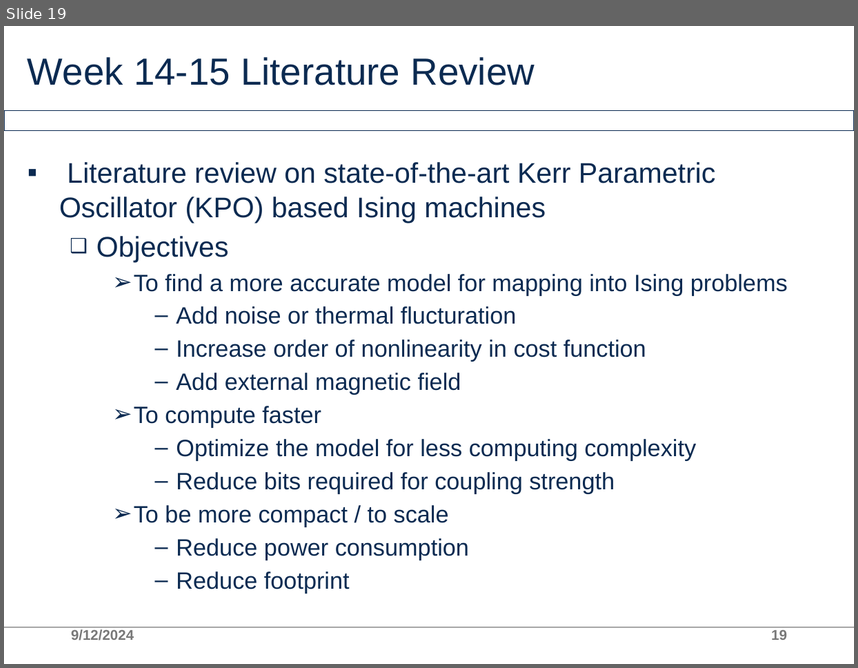
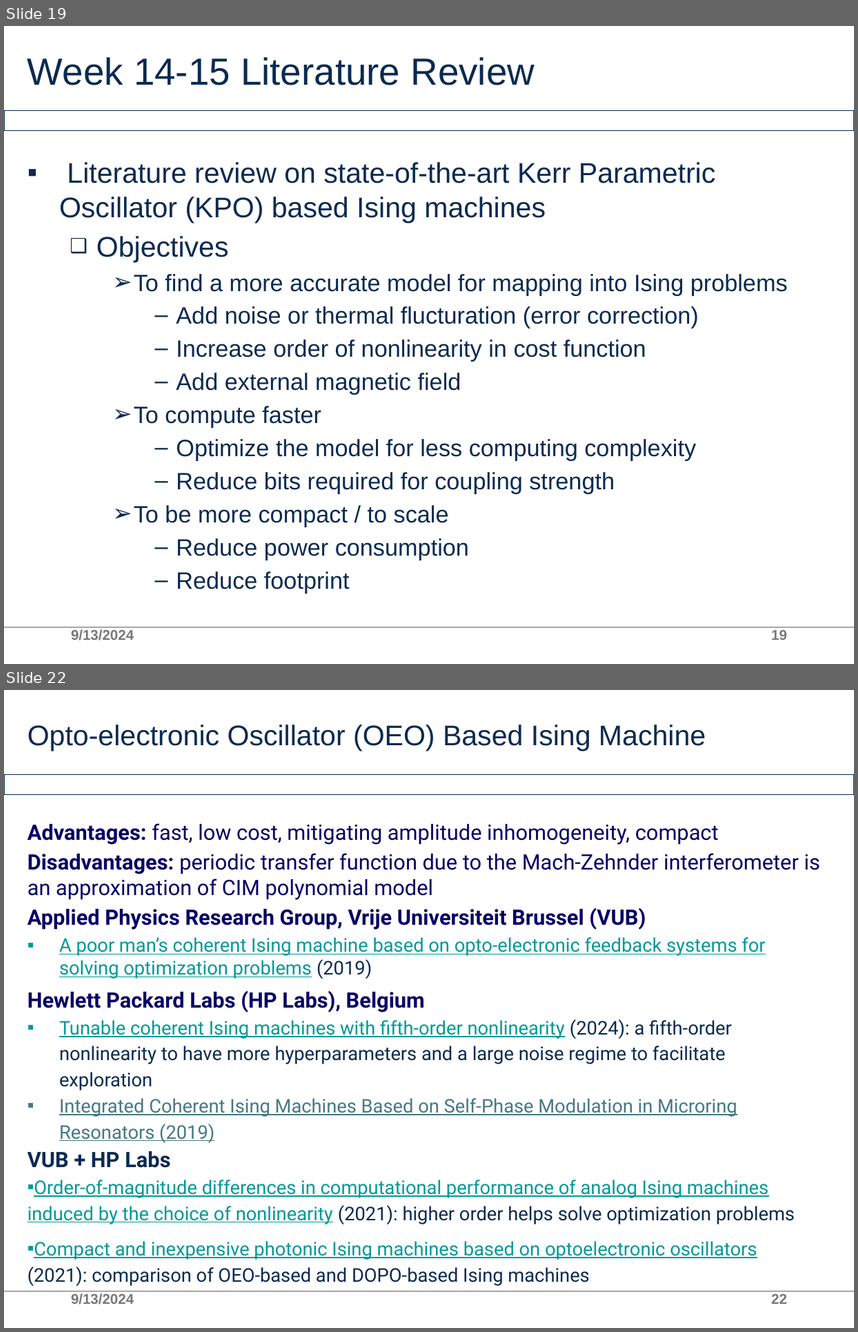
Before and after one commit to AllInCoffee/WHK_workplace, a slide deck: progress.pptx. Shown one above the other, each under a label of ours: slide 19 before the commit, slides 19 and 22 after it; the slides between them are not shown. The pictures are 858x668 and 858x1332 pixels, drawn with LibreOffice and Linux fonts; fonts in the diff are those of the drawing; background and template pictures are left out. Boxes give left, top, right and bottom in pixels: in the first picture for what was removed or moved away, otherwise in the second. Text is boxed around its words. In the diff, an @@ line names an element or a change of style, - is before the commit and + after.

```diff
--- a/progress.pptx
+++ b/progress.pptx
@@ slide 22 added at bbox=[4, 690, 854, 1328], background #FFFFFF; not listed: 2 template elements that a slide beside it also shows @@
@@ title added at bbox=[27, 724, 706, 751], 24 pt, text #0B2A51 @@
+Opto-electronic Oscillator (OEO) Based Ising Machine
@@ text added at bbox=[27, 823, 820, 1285], 16 pt, text #009999 @@
+Advantages: fast, low cost, mitigating amplitude inhomogeneity, compact
+Disadvantages: periodic transfer function due to the Mach-Zehnder interferometer is an approximation of CIM polynomial model
+Applied Physics Research Group, Vrije Universiteit Brussel (VUB)
+▪ A poor man’s coherent Ising machine based on opto-electronic feedback systems for solving optimization problems (2019)
+Hewlett Packard Labs (HP Labs), Belgium
+▪ Tunable coherent Ising machines with fifth-order nonlinearity (2024): a fifth-order nonlinearity to have more hyperparameters and a large noise regime to facilitate exploration
+▪ Integrated Coherent Ising Machines Based on Self-Phase Modulation in Microring Resonators (2019)
+VUB + HP Labs
+▪ Order-of-magnitude differences in computational performance of analog Ising machines induced by the choice of nonlinearity (2021): higher order helps solve optimization problems
+▪ Compact and inexpensive photonic Ising machines based on optoelectronic oscillators (2021): comparison of OEO-based and DOPO-based Ising machines
@@ text added at bbox=[71, 1293, 134, 1304], 12 pt, text #797979 @@
+9/13/2024
@@ page number added at bbox=[771, 1294, 787, 1303], 12 pt, text #797979 @@
+22
@@ slide 19 changed as well @@
@@ text at bbox=[176, 306, 699, 328]: text changed @@
-      – Add noise or thermal flucturation
+      – Add noise or thermal flucturation (error correction)
@@ text at bbox=[71, 629, 134, 640]: text changed @@
-9/12/2024
+9/13/2024
```
Also in this commit, not shown: 17 other slides changed, 3 other slides added, 1 other file.
